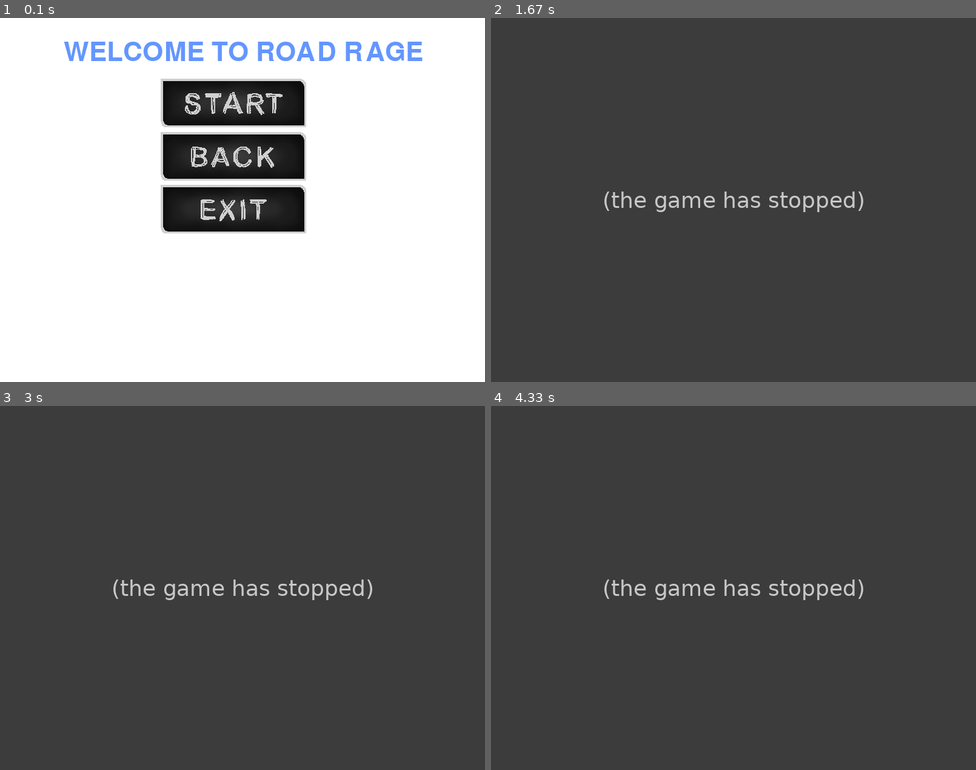
Above: before the commit, frames 1-4 (two rows, left to right).
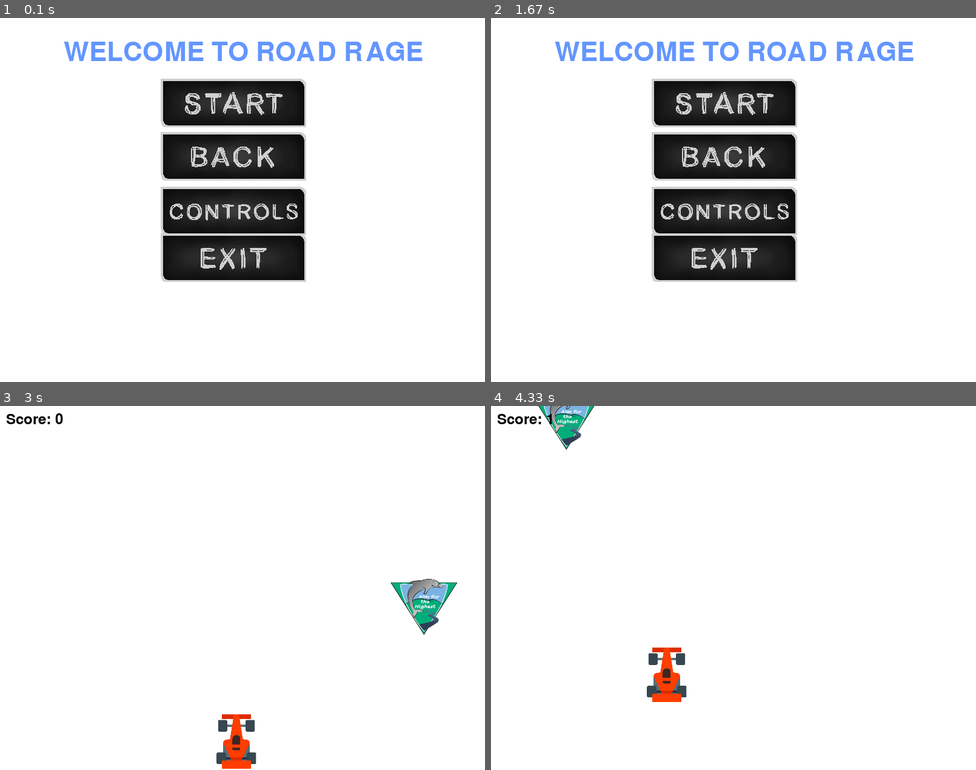
Above: after the commit, the same moments.

Repository: NicoVDT/SDD-AT3
Game: pygame game, started from python game/car game.py
Two runs of this game, one before a commit and one after it. Both use one fixed random seed, a clock stepped at 60 frames per second and the inputs below.
Inputs (mouse positions are in pixels of both pictures, inside the frame that each line leads up to):
- Up to frame 1 (0.1 s): no input
- Up to frame 2 (1.67 s): press the mouse at (714, 214) at 0.37 s; move the mouse to (801, 203) at 0.47 s; release the mouse at (888, 189) at 0.6 s
- Up to frame 3 (3 s): click (232, 489) at 1.72 s; hold Right 2-2.47 s; move the mouse to (421, 715) at 2.03 s; hold Left from 2.5 s (still down)
- Up to frame 4 (4.33 s): release Left at 3.03 s; hold Left 3.4-3.8 s; hold Up 3.83-4.2 s; hold Right from 4.23 s (still down)

The runs differ from the first frame. In frame 1, 5.0% of the frame differs, in the area x 33-64%, y 45-73%; in frame 2, 97%; in frame 3, 100%; in frame 4, 100%, in the area x 0-100%, y 0-100%.
Before the commit the program exited at 0.37 s; later frames show no game.

Commit message:
added contol button

Diff:
--- a/python game/car game.py
+++ b/python game/car game.py
@@ -23,7 +23,7 @@
 # Load the images
 start_game_hover = pygame.image.load("Menu Buttons\Large Buttons\Large Buttons\StartButtonhover.png")
 
-control_button_image = pygame.image.load("Menu Buttons\Large Buttons\Large Buttons\Exit Button.png")
+control_button_image = pygame.image.load("Menu Buttons\Large Buttons\Large Buttons\Controls Button.png")
 exit_button_image = pygame.image.load("Menu Buttons\Large Buttons\Large Buttons\Exit Button.png")
 help_button_image =  pygame.image.load("Menu Buttons\Large Buttons\Large Buttons\Help Button.png")
 start_game_button_image = pygame.image.load("Menu Buttons\Large Buttons\Large Buttons\Start Button.png")
@@ -125,9 +125,12 @@
         screen.blit(self.image, (self.rect.x, self.rect.y))
 
         return action
-exit_button = Button(265, 275, exit_button_image, 0.4)
+
 start_button = Button(265, 100, start_game_button_image, 0.4, hoverimage=start_game_hover)
 help_button = Button(265, 188, help_button_image, 0.4)
+control_button = Button(265, 278, control_button_image, 0.4)
+exit_button = Button(265, 355, exit_button_image, 0.4)
+
 # Set the game loop
 running = True
 start_game = False
@@ -155,6 +158,9 @@
         print("exiting help")
         exit()
 
+    if control_button.draw():
+        print("Not Finished ")
+
 
 
 
